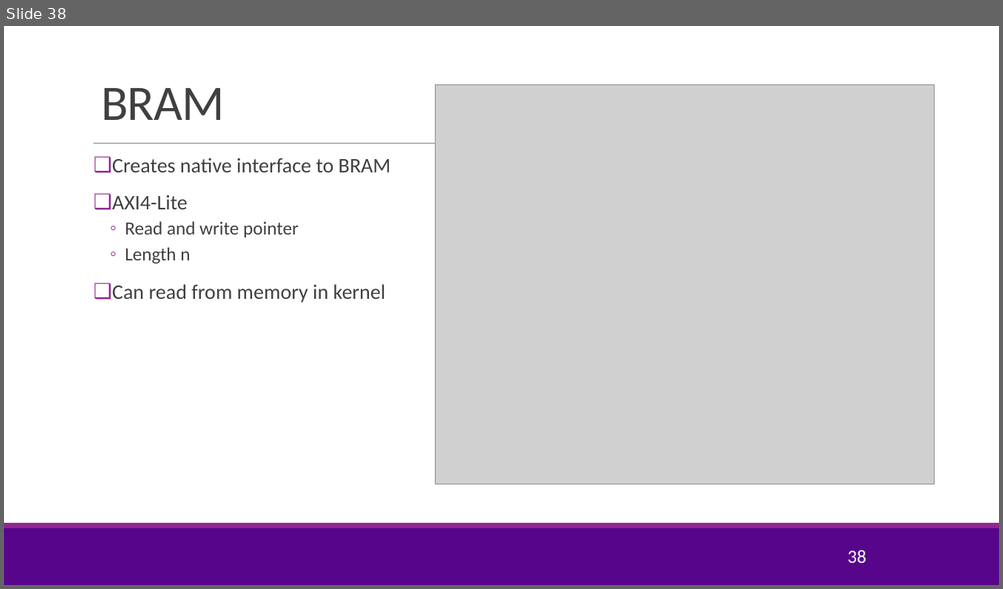
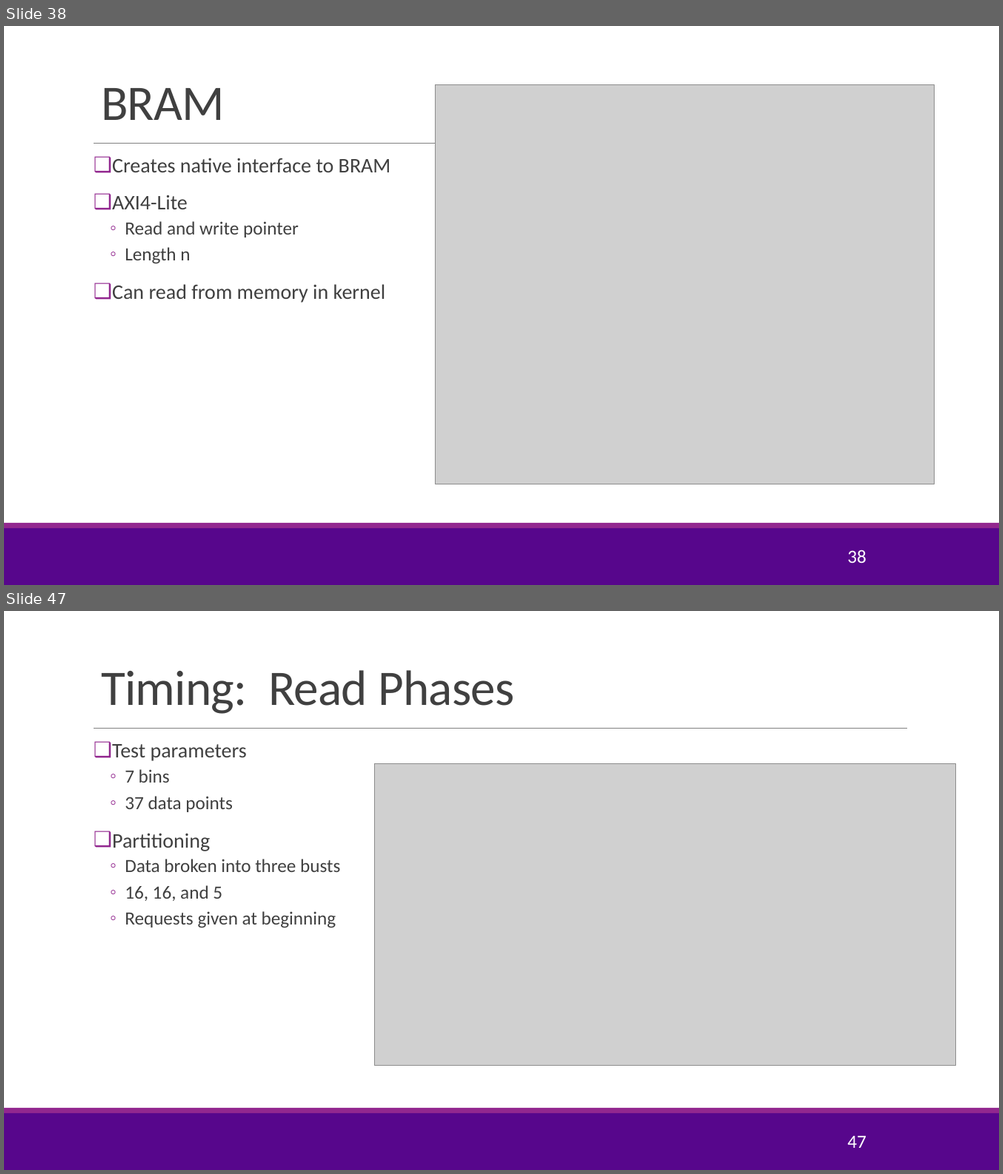
Before and after one commit to tonykorycki/hwdesign, a slide deck: units/unit08_sharedmem/sharedmem.pptx. Shown one above the other, each under a label of ours: slide 38 before the commit, slides 38 and 47 after it; the slides between them are not shown. The pictures are 1003x589 and 1003x1174 pixels, drawn with LibreOffice and Linux fonts; fonts in the diff are those of the drawing; grey boxes stand for pictures; background and template pictures are left out. Boxes give left, top, right and bottom in pixels: in the first picture for what was removed or moved away, otherwise in the second. Text is boxed around its words. In the diff, an @@ line names an element or a change of style, - is before the commit and + after.

```diff
--- a/units/unit08_sharedmem/sharedmem.pptx
+++ b/units/unit08_sharedmem/sharedmem.pptx
@@ slide 47 added at (4,611,999,1170), background #FFFFFF; not listed: 3 template elements that a slide beside it also shows @@
@@ title added at (101,670,515,714), 48 pt, text #404040 @@
+Timing: Read Phases
@@ text added at (112,744,340,928), 18 pt, text #404040 @@
+❑ Test parameters
+  ◦ 7 bins
+  ◦ 37 data points
+❑ Partitioning
+  ◦ Data broken into three busts
+  ◦ 16, 16, and 5
+  ◦ Requests given at beginning
@@ picture added at (374,764,956,1065) @@
@@ page number added at (847,1136,866,1148), 18 pt, text #FFFFFF @@
+47
```
Also in this commit, not shown: 8 other slides added, 3 other files.
